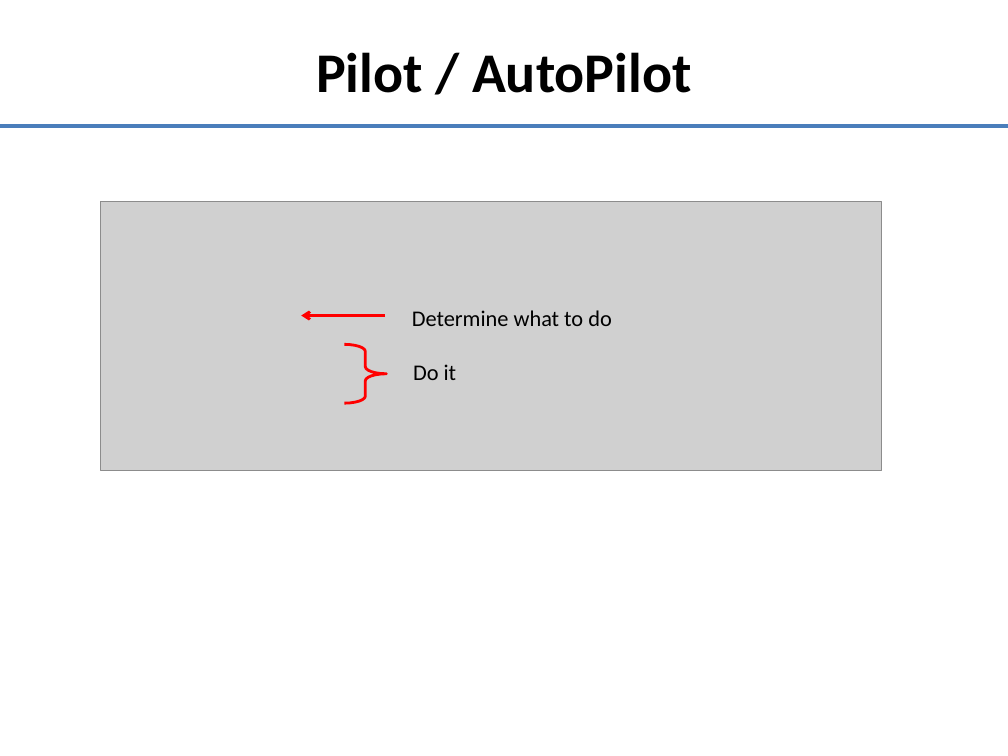
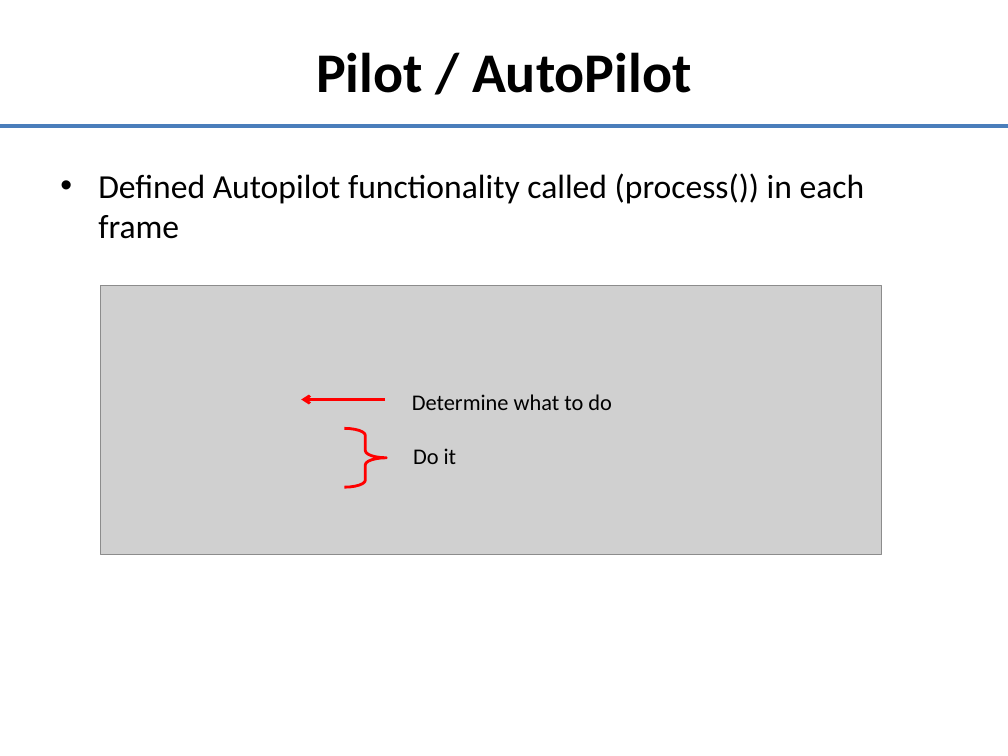
Before and after one commit to doughodson/OpenEaagles, a slide deck: slide 21 of doc/umlDiagrams/player-control-logic.pptx (slide 18 before the commit). Drawn at 1008x756 pixels with LibreOffice and Linux fonts; fonts in the diff are those of the drawing; grey boxes stand for pictures. Boxes give left, top, right and bottom in pixels: in the first picture for what was removed or moved away, otherwise in the second. Text is boxed around its words. In the diff, an @@ line names an element or a change of style, - is before the commit and + after.

```diff
--- a/doc/umlDiagrams/player-control-logic.pptx
+++ b/doc/umlDiagrams/player-control-logic.pptx
@@ text added at [98, 173, 865, 239], 24 pt, text #000000 @@
+• Defined Autopilot functionality called (process()) in each frame
@@ text "Determine what to do": place and size @@
-text "Determine what to do" at [412, 310, 612, 326]
+text "Determine what to do" at [412, 394, 612, 410]
@@ 1 picture, 1 text, 1 arrow, 1 right brace: place and size @@
-1 picture, 1 text, 1 arrow, 1 right brace at [101, 202, 882, 471]
+1 picture, 1 text, 1 arrow, 1 right brace at [101, 285, 882, 554]
```
Also in this commit, not shown: 3 other slides changed, 4 slides added.
